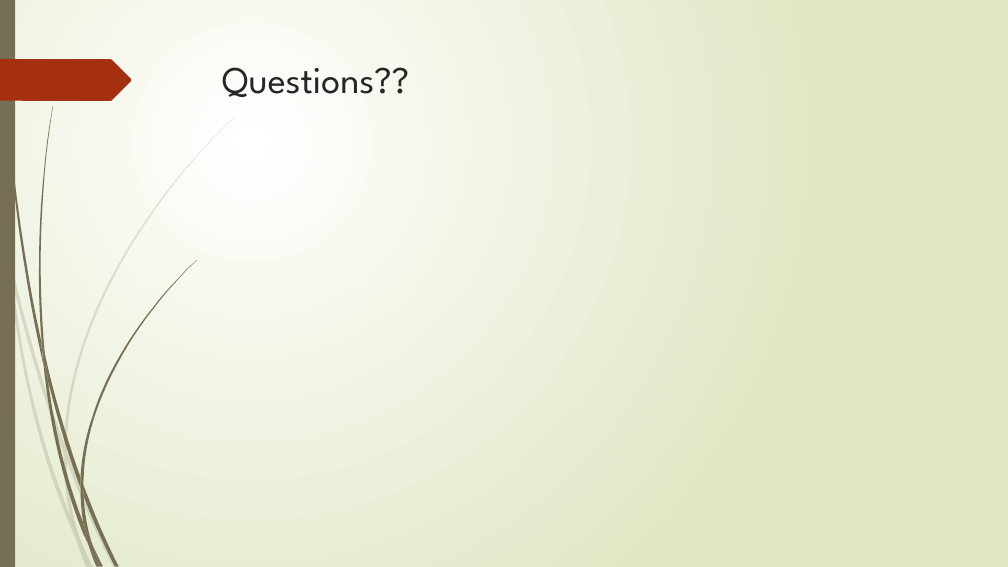
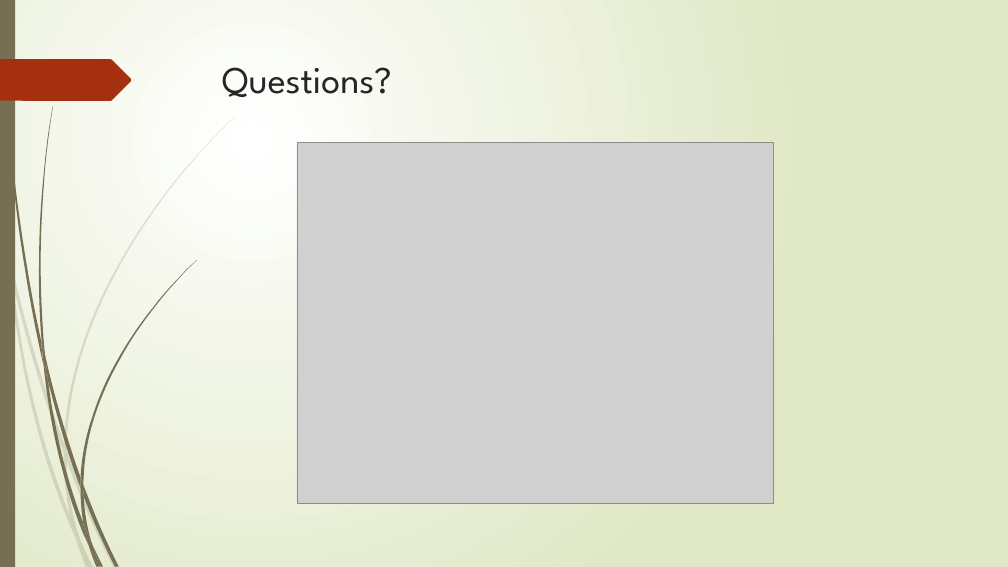
Before and after one commit to KritiJar/fa18-202-pheonix, a slide deck: slide 20 of Presentation/The Walking Dead.pptx (slide 15 before the commit). Drawn at 1008x567 pixels with LibreOffice and Linux fonts; fonts in the diff are those of the drawing; grey boxes stand for pictures. Boxes give left, top, right and bottom in pixels: in the first picture for what was removed or moved away, otherwise in the second. Text is boxed around its words. In the diff, an @@ line names an element or a change of style, - is before the commit and + after.

```diff
--- a/Presentation/The Walking Dead.pptx
+++ b/Presentation/The Walking Dead.pptx
@@ title at [222, 67, 392, 97]: text changed @@
-Questions??
+Questions?
@@ picture added at [297, 143, 774, 504] @@
```
Also in this commit, not shown: 2 other slides changed, 6 slides added, 1 slide removed.
